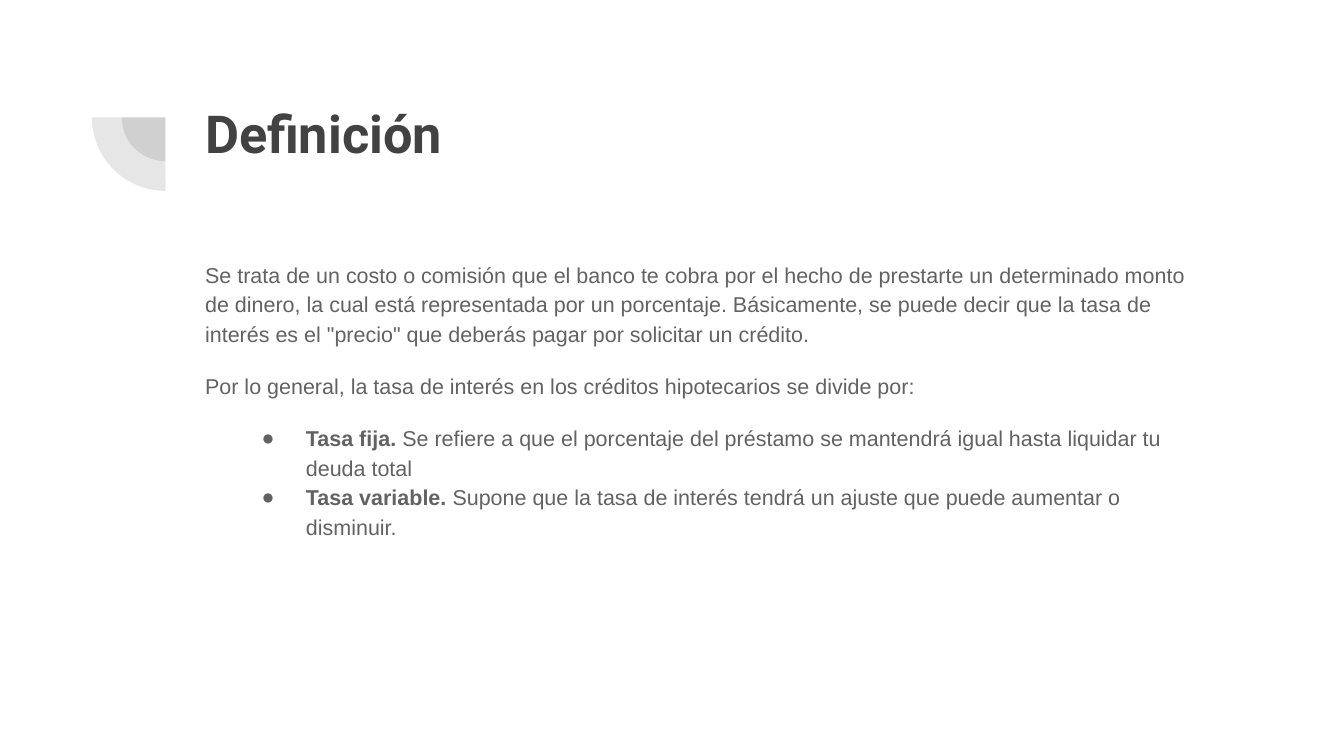
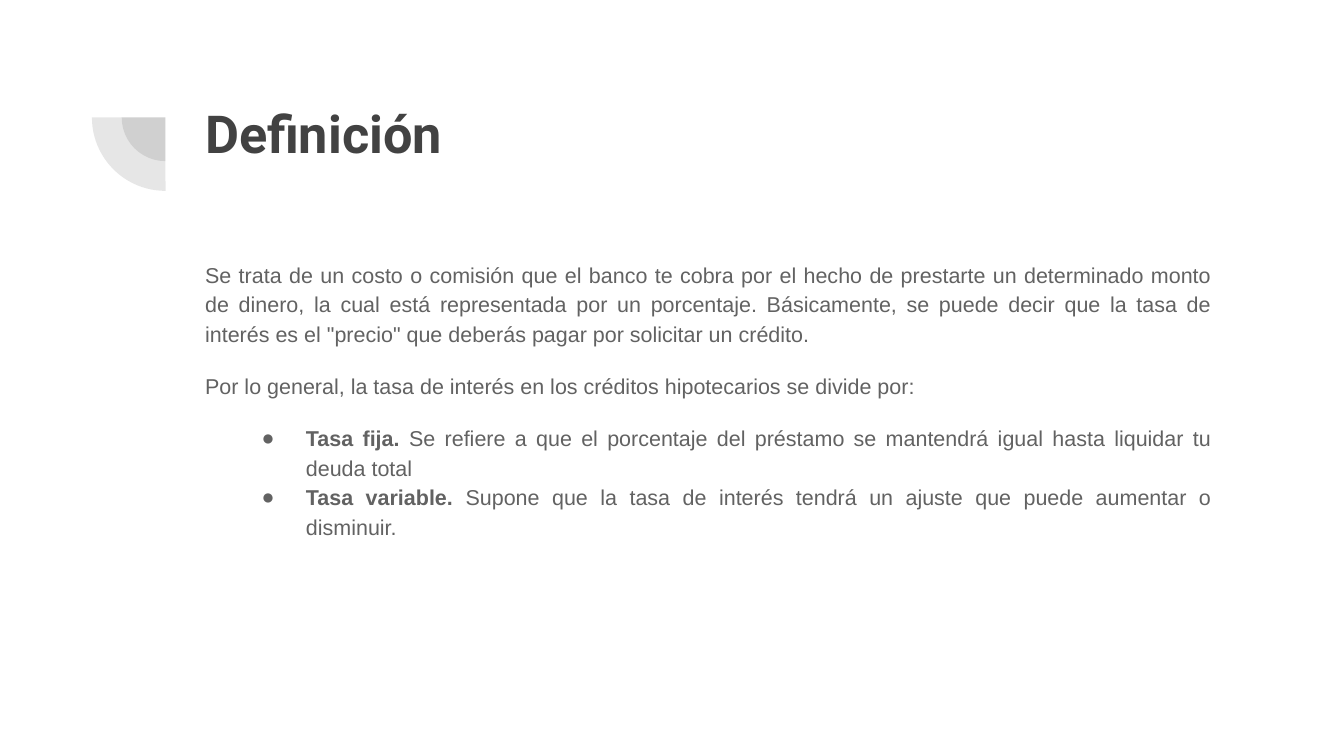
Before and after one commit to sbriones97/proyecto_modulo3, a slide deck: slide 3 of Proyecto_Modulo3.pptx (slide 4 before the commit). Drawn at 1344x756 pixels with LibreOffice and Linux fonts; fonts in the diff are those of the drawing. Boxes give left, top, right and bottom in pixels: in the first picture for what was removed or moved away, otherwise in the second. Text is boxed around its words. In the diff, an @@ line names an element or a change of style, - is before the commit and + after.

```diff
--- a/Proyecto_Modulo3.pptx
+++ b/Proyecto_Modulo3.pptx
@@ text "Se trata de un costo ..." at <box>205,267,1211,535</box>: alignment left to justified @@
```
Also in this commit, not shown: 3 other slides changed, 1 slide added, 1 slide removed, 1 other file.
